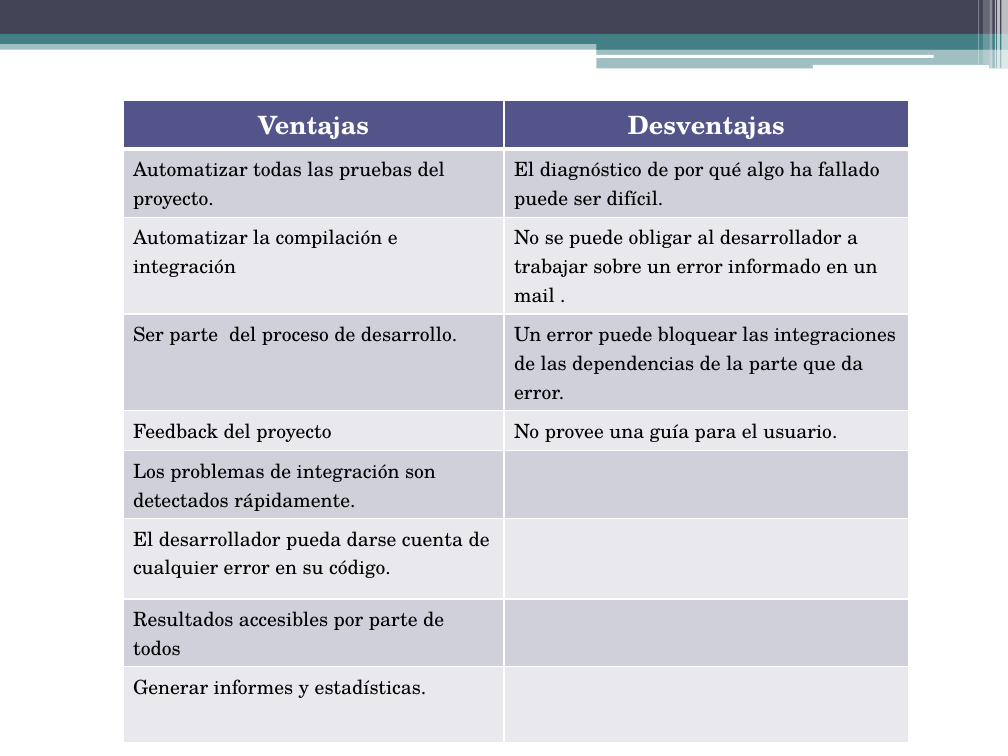
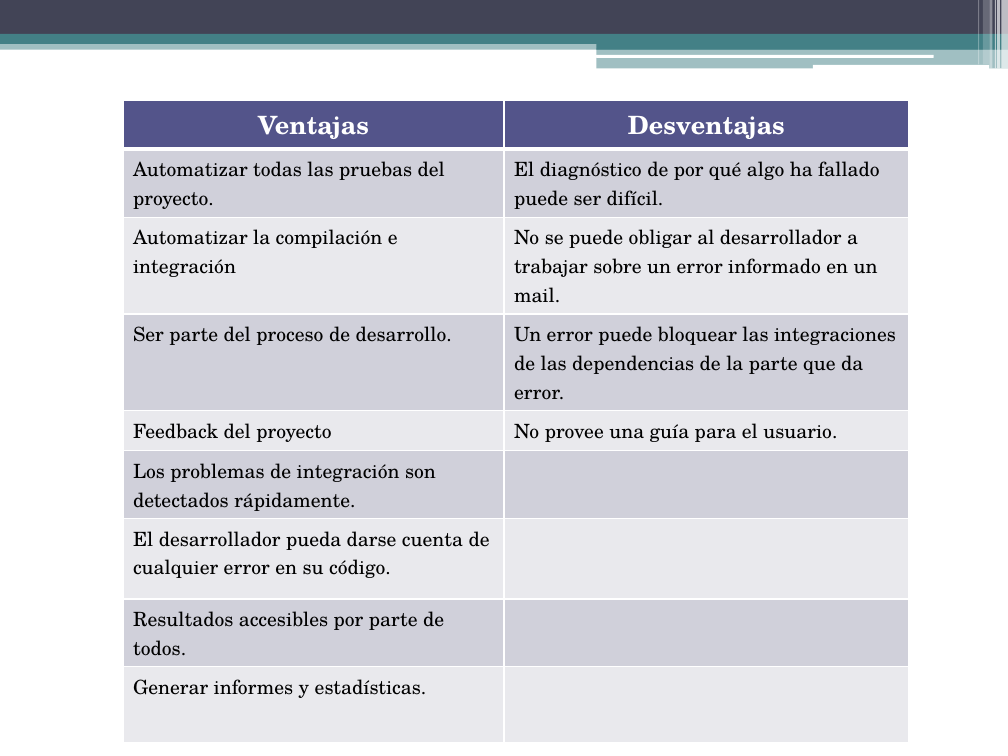
Before and after one commit to gabrielgag89/ing-sw-2012, a slide deck: slide 10 of Gestion de Configuracion.pptx. Drawn at 1008x756 pixels with LibreOffice and Linux fonts; fonts in the diff are those of the drawing. Boxes give left, top, right and bottom in pixels: in the first picture for what was removed or moved away, otherwise in the second. Text is boxed around its words. In the diff, an @@ line names an element or a change of style, - is before the commit and + after.

```diff
--- a/Gestion de Configuracion.pptx
+++ b/Gestion de Configuracion.pptx
@@ table at [123, 100, 909, 702] @@
-row 3, column 2: No se puede obligar al desarrollador a trabajar sobre un error informado en un mail .
+row 3, column 2: No se puede obligar al desarrollador a trabajar sobre un error informado en un mail.
-row 8, column 1: Resultados accesibles por parte de todos
+row 8, column 1: Resultados accesibles por parte de todos.
```
Also in this commit, not shown: 4 other slides changed, 2 other files.
